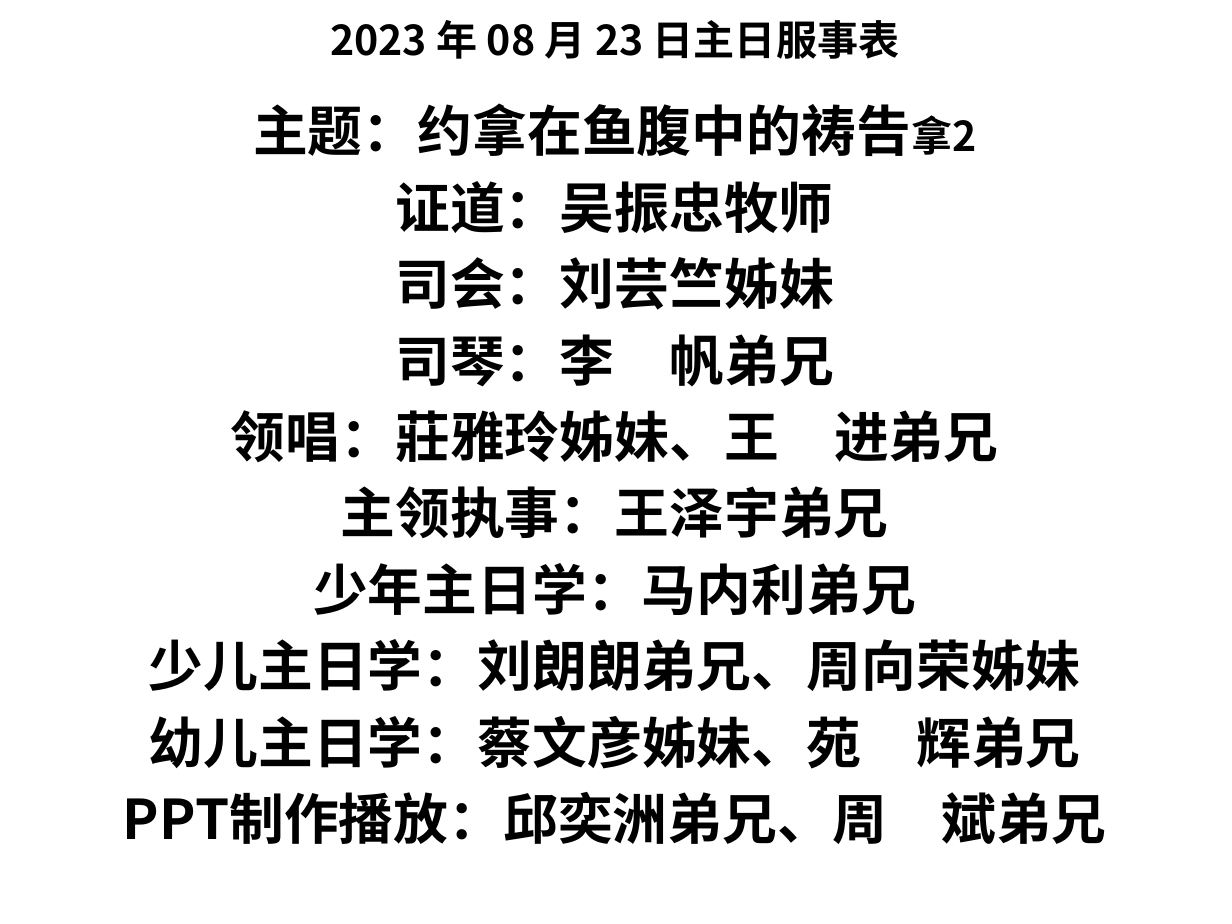
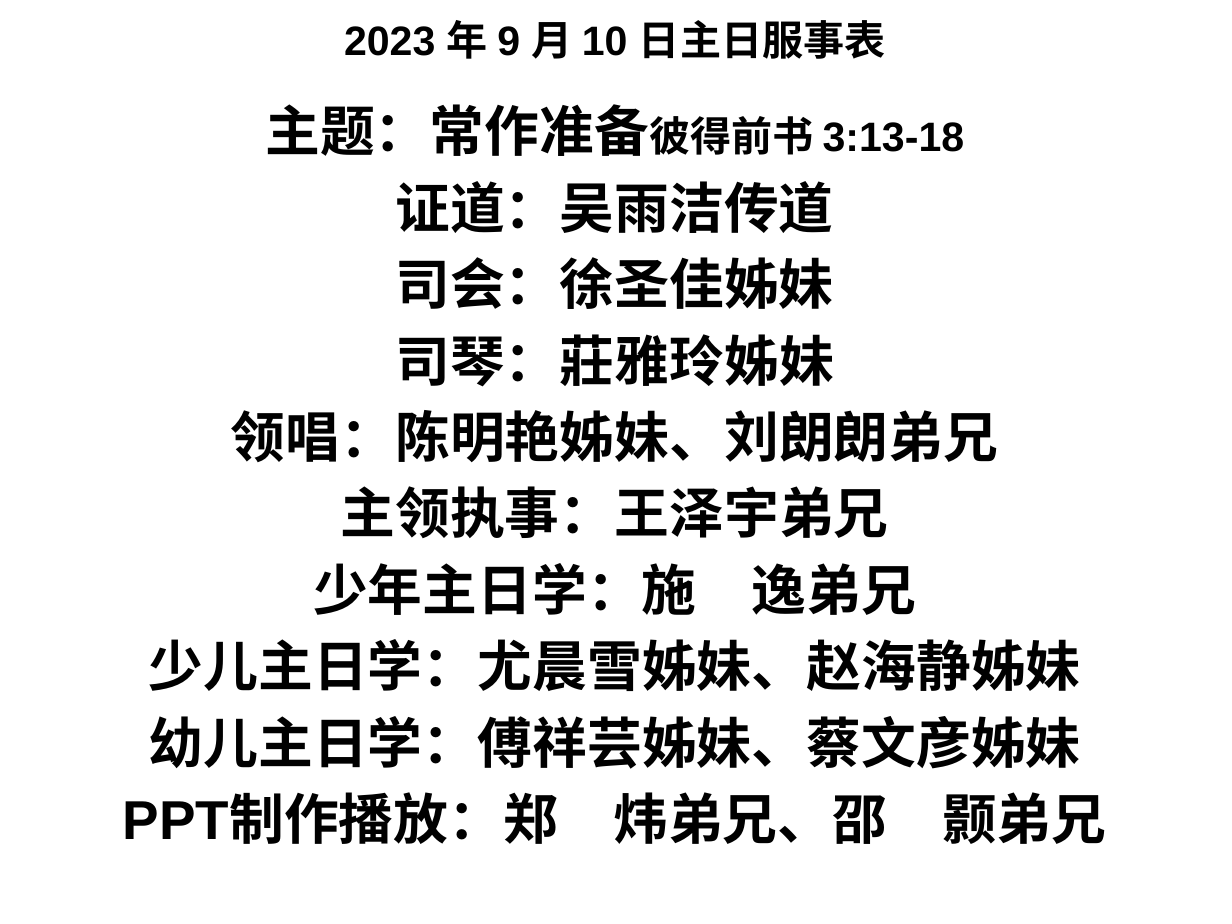
Before and after one commit to jackey-qiu/pyworship, a slide deck: slide 146 of 2023-09-03.pptx (slide 128 before the commit). Drawn at 1232x924 pixels with LibreOffice and Linux fonts; fonts in the diff are those of the drawing; background and template pictures are left out. Boxes give left, top, right and bottom in pixels: in the first picture for what was removed or moved away, otherwise in the second. Text is boxed around its words. In the diff, an @@ line names an element or a change of style, - is before the commit and + after.

```diff
--- a/2023-09-03.pptx
+++ b/2023-09-03.pptx
@@ text at box(344, 20, 885, 59): text changed; font Noto Sans CJK SC to Arial @@
-2023 年 08 月 23 日主日服事表
+2023 年 9 月 10 日主日服事表
@@ text at box(231, 104, 998, 462): text changed; font Noto Sans CJK SC to Arial @@
-主题：约拿在鱼腹中的祷告拿2
-证道：吴振忠牧师
-司会：刘芸竺姊妹
-司琴：李 帆弟兄
-领唱：莊雅玲姊妹、王 进弟兄
+主题：常作准备彼得前书 3:13-18
+证道：吴雨洁传道
+司会：徐圣佳姊妹
+司琴：莊雅玲姊妹
+领唱：陈明艳姊妹、刘朗朗弟兄
@@ text at box(123, 563, 1106, 844): text changed; font Noto Sans CJK SC to Arial @@
-少年主日学：马内利弟兄
-少儿主日学：刘朗朗弟兄、周向荣姊妹
-幼儿主日学：蔡文彦姊妹、苑 辉弟兄
-PPT制作播放：邱奕洲弟兄、周 斌弟兄
+少年主日学：施 逸弟兄
+少儿主日学：尤晨雪姊妹、赵海静姊妹
+幼儿主日学：傅祥芸姊妹、蔡文彦姊妹
+PPT制作播放：郑 炜弟兄、邵 颢弟兄
```
Also in this commit, not shown: 38 other slides changed, 82 slides added, 64 slides removed, 14 other files.
